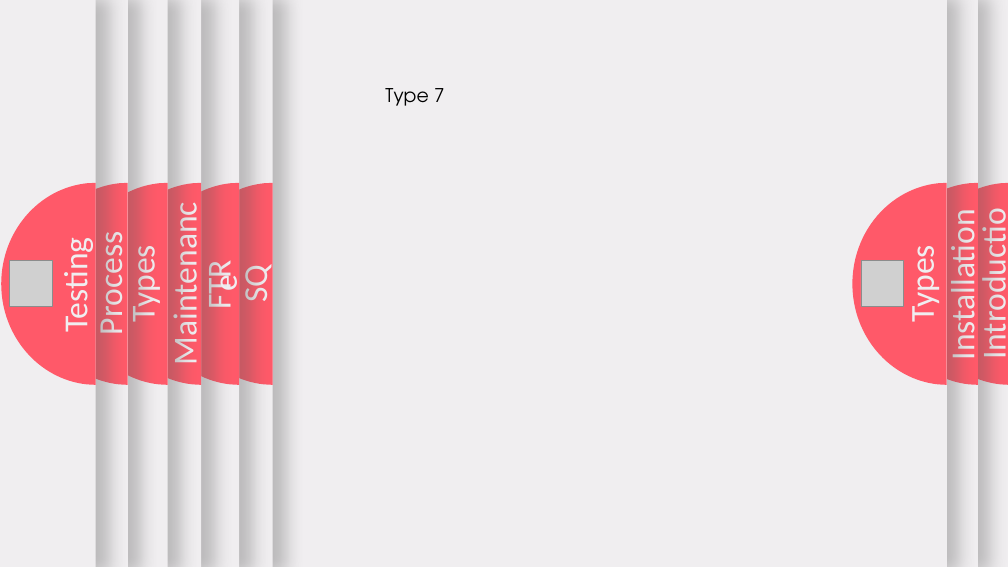
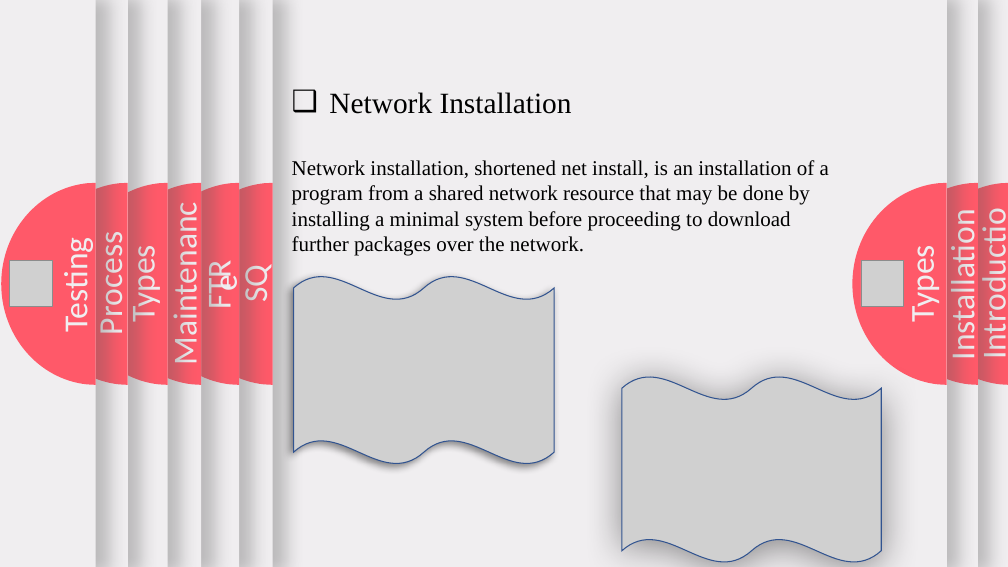
Before and after one commit to anjanshrestha8/third_sem-notes, a slide deck: slide 8 of Sad/unit6.pptx. Drawn at 1008x567 pixels with LibreOffice and Linux fonts; fonts in the diff are those of the drawing; grey boxes stand for pictures; background and template pictures are left out. Boxes give left, top, right and bottom in pixels: in the first picture for what was removed or moved away, otherwise in the second. Text is boxed around its words. In the diff, an @@ line names an element or a change of style, - is before the commit and + after.

```diff
--- a/Sad/unit6.pptx
+++ b/Sad/unit6.pptx
@@ text removed at (385,88,444,106) @@
-Type 7
@@ text added at (292,160,829,256), 20 pt, text #000000 @@
+❑ Network Installation
+Network installation, shortened net install, is an installation of a program from a shared network resource that may be done by installing a minimal system before proceeding to download further packages over the network.
@@ picture added at (293,276,554,464) @@
@@ picture added at (622,377,882,563) @@
```
Also in this commit, not shown: 18 other slides changed, 1 slide added.
